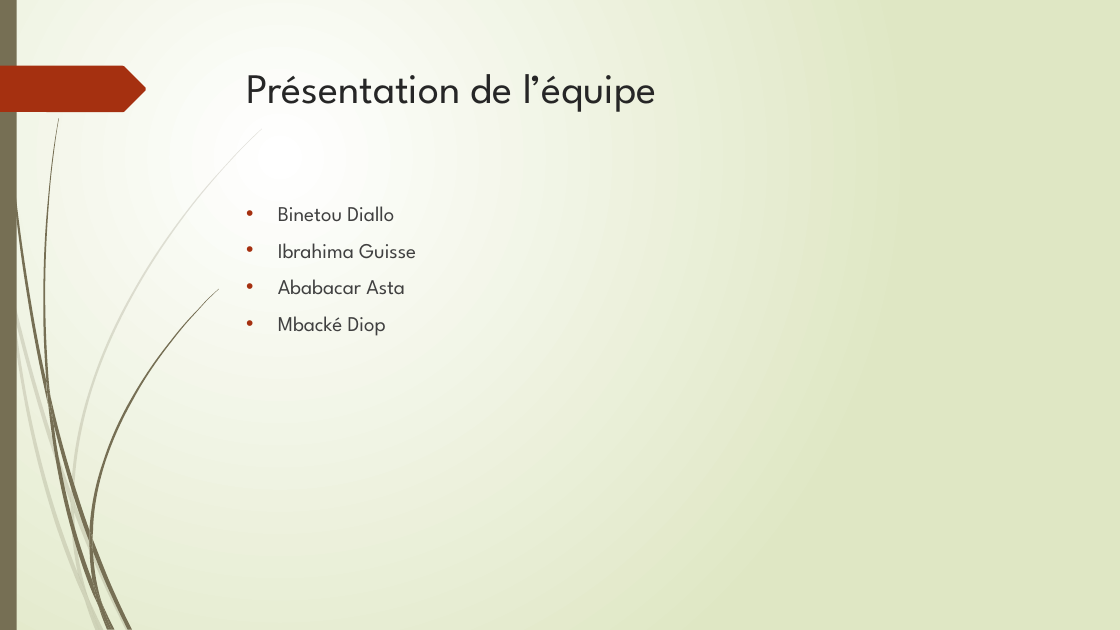
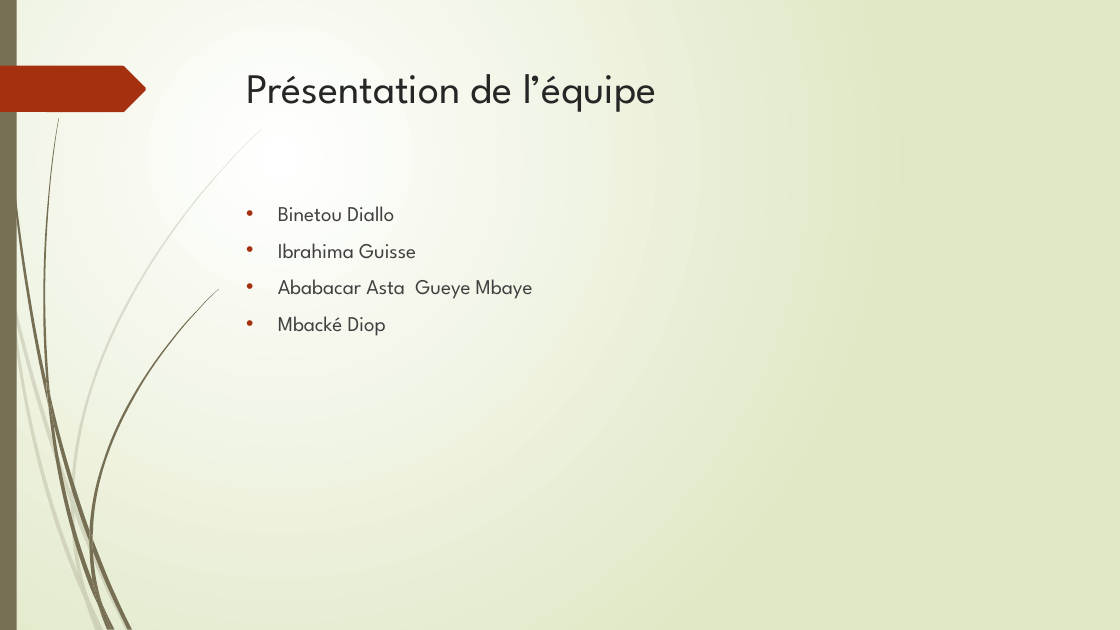
Before and after one commit to binou95diallo/projetHotelSA, a slide deck: slide 3 of SonatelAcademieHôtel.pptx. Drawn at 1120x630 pixels with LibreOffice and Linux fonts; fonts in the diff are those of the drawing. Boxes give left, top, right and bottom in pixels: in the first picture for what was removed or moved away, otherwise in the second. Text is boxed around its words. In the diff, an @@ line names an element or a change of style, - is before the commit and + after.

```diff
--- a/SonatelAcademieHôtel.pptx
+++ b/SonatelAcademieHôtel.pptx
@@ text at bbox=[278, 279, 533, 299]: text changed @@
-• Ababacar Asta
+• Ababacar Asta Gueye Mbaye
```
Also in this commit, not shown: 3 other slides changed, 6 slides added.
